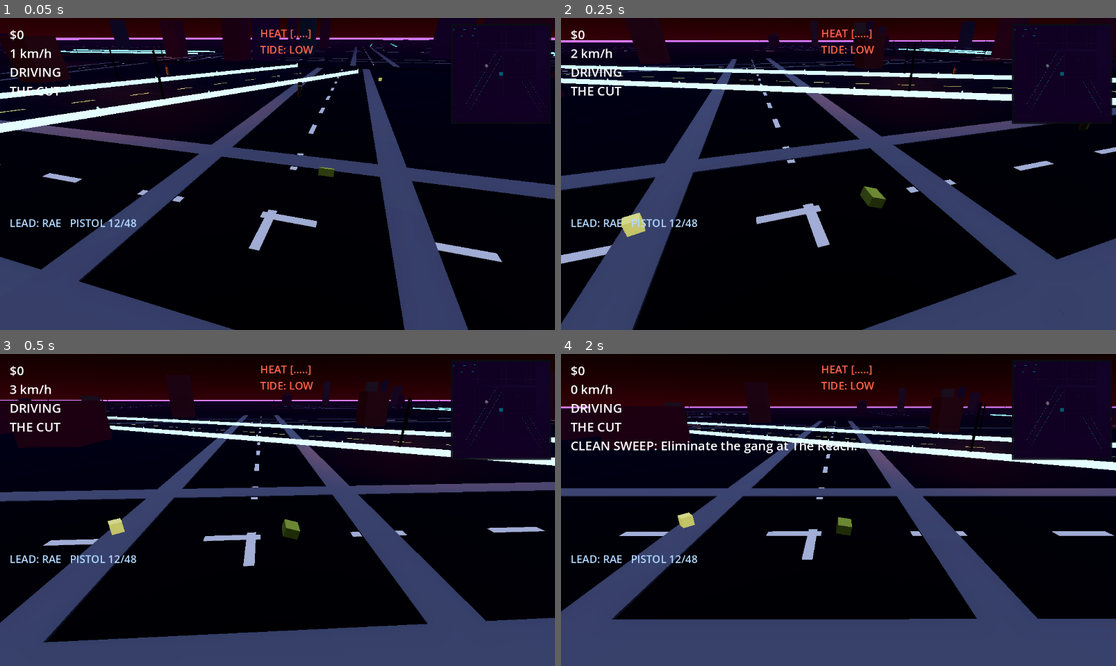
Above: before the commit, frames 1-4 (two rows, left to right).
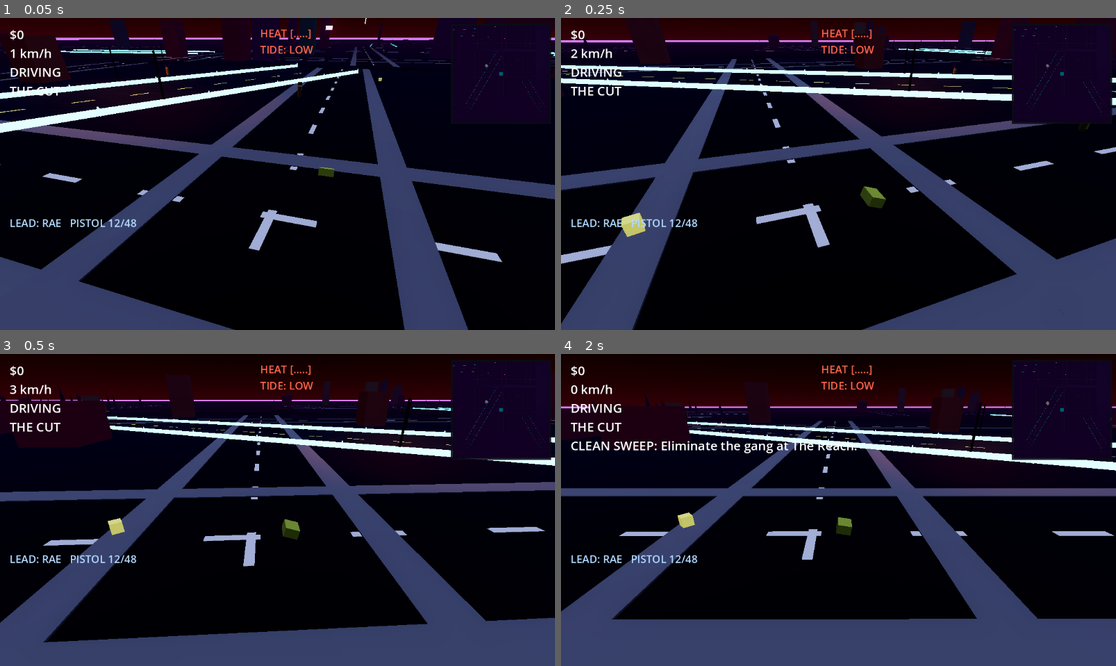
Above: after the commit, the same moments.

Repository: jaimepescht5-svg/Ge-te-Ay
Game: Godot game, scene res://Main.tscn
The game is run twice, just before and just after one commit, with the same random seed, the same clock (stepped at 60 frames per second) and the same inputs.
Inputs:
- Up to frame 1 (0.05 s): no input
- Up to frame 2 (0.25 s): no input
- Up to frame 3 (0.5 s): no input
- Up to frame 4 (2 s): hold D (steer_right) 0.53-1.28 s; tap M (mission) at 0.6, 1.35 s; hold S (brake) from 1.28 s (still down)

The runs differ from the first frame. In frame 1, less than 0.1% of the frame differs, in the area x 12-91%, y 0-77%; in frame 2, less than 0.1%; in frame 3, less than 0.1%, in the area x 0-91%, y 2-16%; in frame 4, less than 0.1%.

Commit message:
feat: explosions + VFX (3-hit cop car explosion, muzzle flash, impact sparks, neon signs/lighthouse/cypress atmosphere)
Co-Authored-By: Claude Sonnet 4.6 <noreply@anthropic.com>
Claude-Session: https://claude.ai/code/session_01HPYJRFLhoG3ztUohMaskrx

Diff:
--- a/prototype/neon-delta-slice/scripts/main.gd
+++ b/prototype/neon-delta-slice/scripts/main.gd
@@ -236,6 +236,7 @@
 	_build_peds()
 	_build_minimap()
 	_build_ammo_crates()
+	_build_atmosphere()
 
 	bot = WaypointBot.new(WP)
 	in_car = true
@@ -1335,6 +1336,73 @@
 		tw.tween_property(shard, "position", shard.position + dir * 8.0, 1.0)
 		tw.tween_property(shard, "scale", Vector3.ZERO, 1.0)
 		tw.chain().tween_callback(shard.queue_free)
+
+# ----------------------------------------------------------------- atmosphere
+# Neon signs over downtown, a lighthouse beacon in Cayo Brava, cypress silhouettes
+# in Bayou Verde. Pure decoration — render-only, skipped in headless CI.
+func _build_atmosphere() -> void:
+	if headless:
+		return
+	# downtown neon signs: glowing emissive panels + a matching point light
+	var neon_cols := [0xff2a6d, 0x05d9e8, 0xb967ff, 0xf9f871, 0xff7b00]
+	for i in range(8):
+		var x := rng.randf_range(-90.0, 90.0)
+		var z := -40.0 + rng.randf_range(-90.0, 90.0)
+		var c: int = neon_cols[i % neon_cols.size()]
+		var sign := MeshInstance3D.new()
+		var bm := BoxMesh.new()
+		bm.size = Vector3(rng.randf_range(3.0, 7.0), rng.randf_range(2.0, 5.0), 0.3)
+		sign.mesh = bm
+		var mat := StandardMaterial3D.new()
+		mat.albedo_color = _hex(c)
+		mat.emission_enabled = true
+		mat.emission = _hex(c)
+		mat.emission_energy_multiplier = 3.0
+		sign.material_override = mat
+		sign.position = Vector3(x, rng.randf_range(12.0, 28.0), z)
+		sign.rotation.y = rng.randf_range(0.0, TAU)
+		add_child(sign)
+		var glow := OmniLight3D.new()
+		glow.light_color = _hex(c)
+		glow.light_energy = 2.5
+		glow.omni_range = 16.0
+		glow.position = sign.position
+		add_child(glow)
+
+	# lighthouse beacon in Cayo Brava
+	var beacon := OmniLight3D.new()
+	beacon.light_color = _hex(0xf9f871)
+	beacon.light_energy = 6.0
+	beacon.omni_range = 60.0
+	beacon.position = Vector3(30, 30, -370)
+	add_child(beacon)
+	var tower := MeshInstance3D.new()
+	var tm := CylinderMesh.new()
+	tm.top_radius = 1.5
+	tm.bottom_radius = 2.5
+	tm.height = 30.0
+	tower.mesh = tm
+	var twmat := StandardMaterial3D.new()
+	twmat.albedo_color = Color(0.9, 0.9, 0.92)
+	tower.material_override = twmat
+	tower.position = Vector3(30, 15, -370)
+	add_child(tower)
+
+	# bayou cypress silhouettes (green cones)
+	for i in range(20):
+		var cone := MeshInstance3D.new()
+		var cm := CylinderMesh.new()
+		cm.top_radius = 0.0
+		cm.bottom_radius = rng.randf_range(1.5, 3.0)
+		cm.height = rng.randf_range(8.0, 16.0)
+		cone.mesh = cm
+		var cmat := StandardMaterial3D.new()
+		cmat.albedo_color = _hex(0x183a1a)
+		cone.material_override = cmat
+		var cx := -250.0 + rng.randf_range(-120.0, 120.0)
+		var cz := 360.0 + rng.randf_range(-110.0, 110.0)
+		cone.position = Vector3(cx, cm.height * 0.5, cz)
+		add_child(cone)
 
 # ----------------------------------------------------------------- ammo crates
 # 20 yellow crates scattered across districts. Walk within 1.5m to refill the
